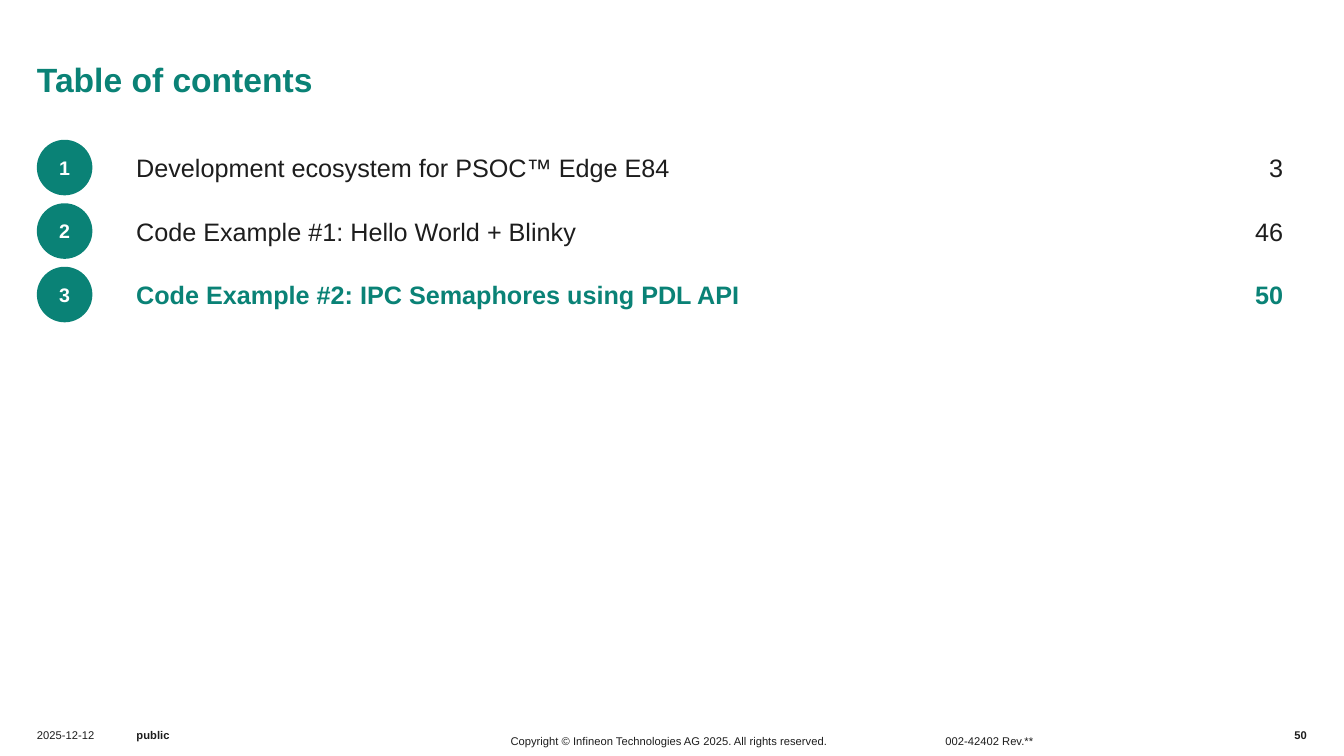
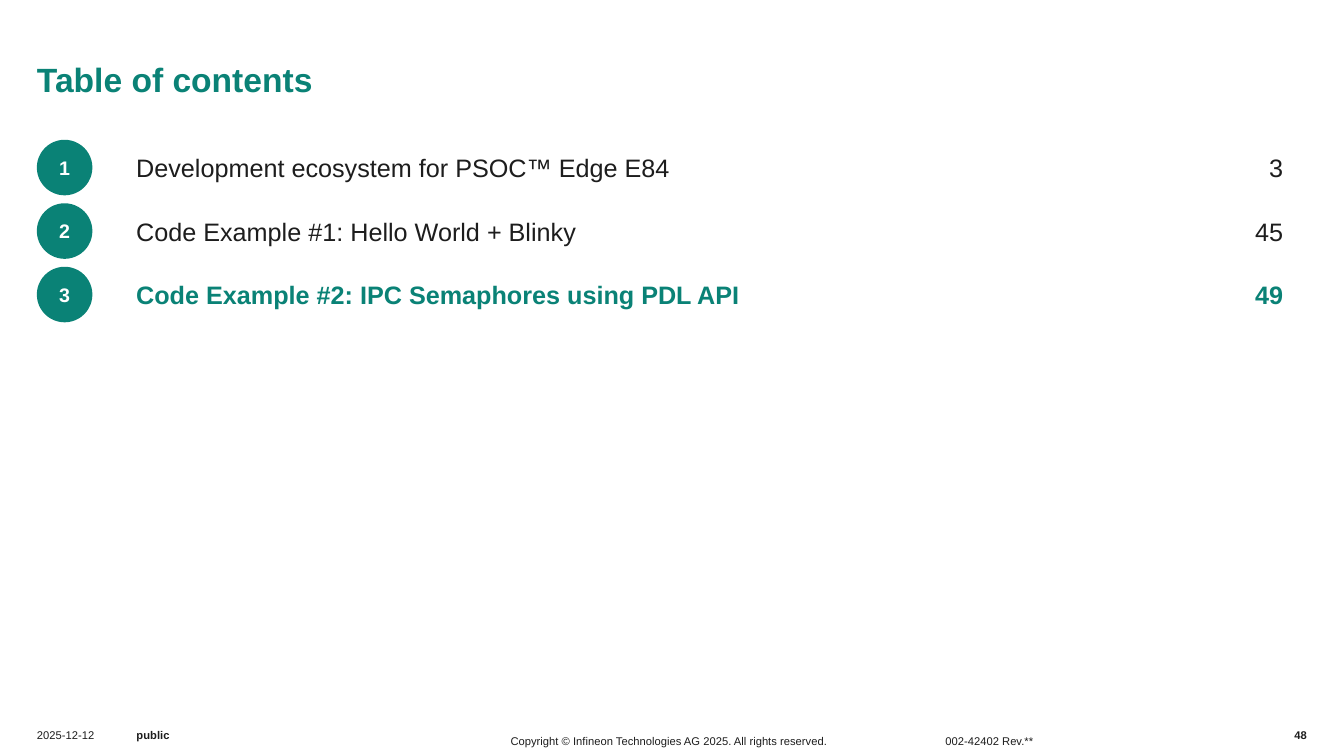
Before and after one commit to luisreynosoIFX/mtb-training-psoc-edge-e84-intro-ecosystem, a slide deck: slide 48 of .internal/Presentation/PSE84_Introductory_Ecosystem_E2.pptx (slide 50 before the commit). Drawn at 1344x756 pixels with LibreOffice and Linux fonts; fonts in the diff are those of the drawing; background and template pictures are left out. Boxes give left, top, right and bottom in pixels: in the first picture for what was removed or moved away, otherwise in the second. Text is boxed around its words. In the diff, an @@ line names an element or a change of style, - is before the commit and + after.

```diff
--- a/.internal/Presentation/PSE84_Introductory_Ecosystem_E2.pptx
+++ b/.internal/Presentation/PSE84_Introductory_Ecosystem_E2.pptx
@@ text at (1255, 223, 1283, 242): text changed @@
-  46
+  45
@@ text at (1255, 286, 1283, 305): text changed @@
-50
+49
@@ page number at (1294, 731, 1306, 742): text changed @@
-50
+48
```
Also in this commit, not shown: 6 other slides changed, 3 slides removed, 5 other files.
